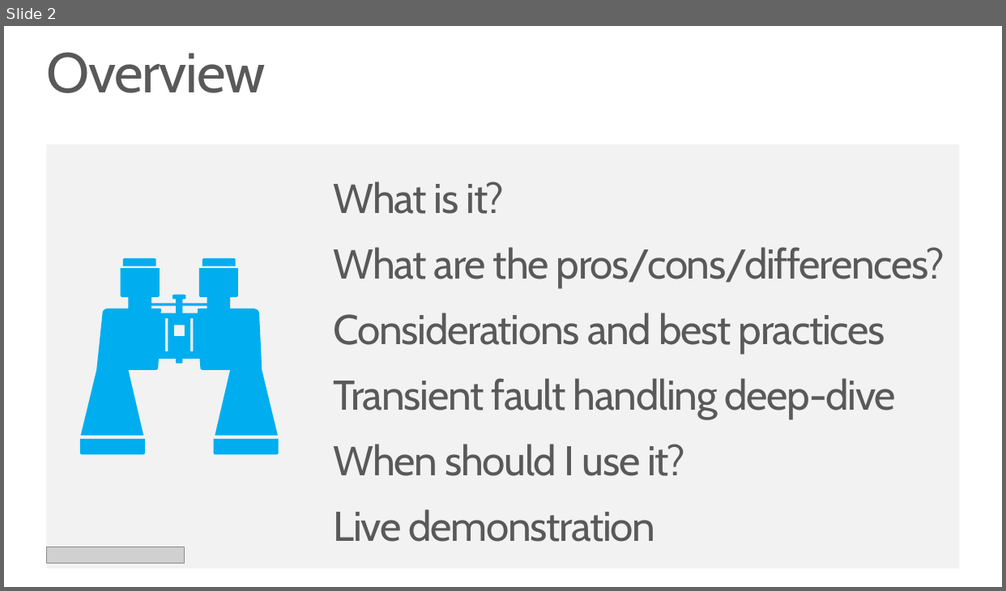
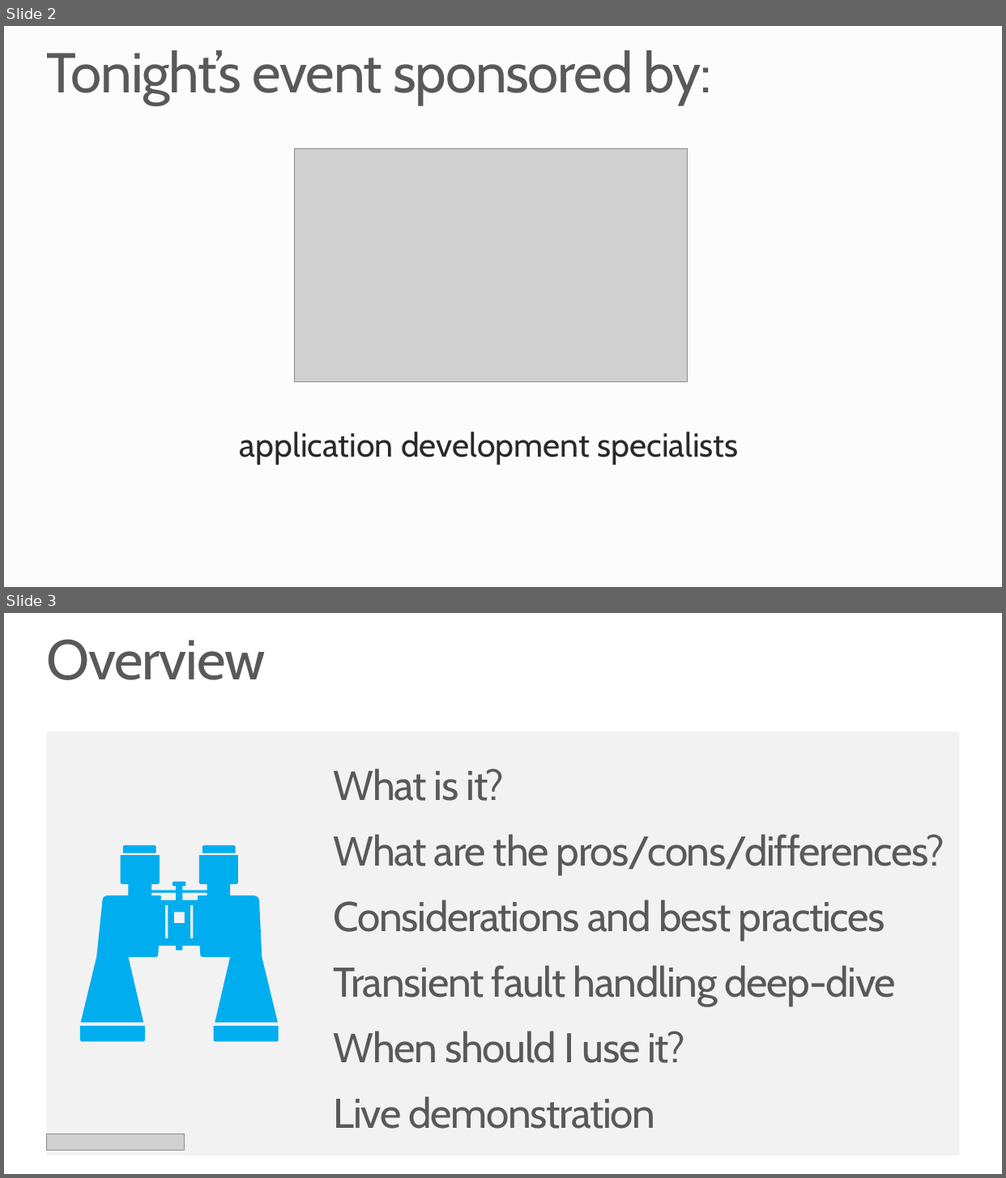
Before and after one commit to robdmoore/SQLAzureTransientDemo, a slide deck: Presentation.pptx. Shown one above the other, each under a label of ours: slide 2 before the commit, slides 2 and 3 after it. The pictures are 1006x591 and 1006x1178 pixels, drawn with LibreOffice and Linux fonts; fonts in the diff are those of the drawing; grey boxes stand for pictures; background and template pictures are left out. Boxes give left, top, right and bottom in pixels: in the first picture for what was removed or moved away, otherwise in the second. Text is boxed around its words. In the diff, an @@ line names an element or a change of style, - is before the commit and + after.

Commit message:
Added sponsor slide and extra more info link to the presso

```diff
--- a/Presentation.pptx
+++ b/Presentation.pptx
@@ slide 2 added at box(4, 26, 1002, 587), background #FCFCFC @@
@@ title added at box(46, 50, 712, 105), 54 pt, text #595959 @@
+Tonight’s event sponsored by:
@@ picture added at box(295, 149, 688, 382) @@
@@ text added at box(240, 432, 739, 465), 32 pt, text #292929 @@
+application development specialists
@@ what was slide 2 is now slide 3 @@
```
Also in this commit, not shown: 1 slide changed.
